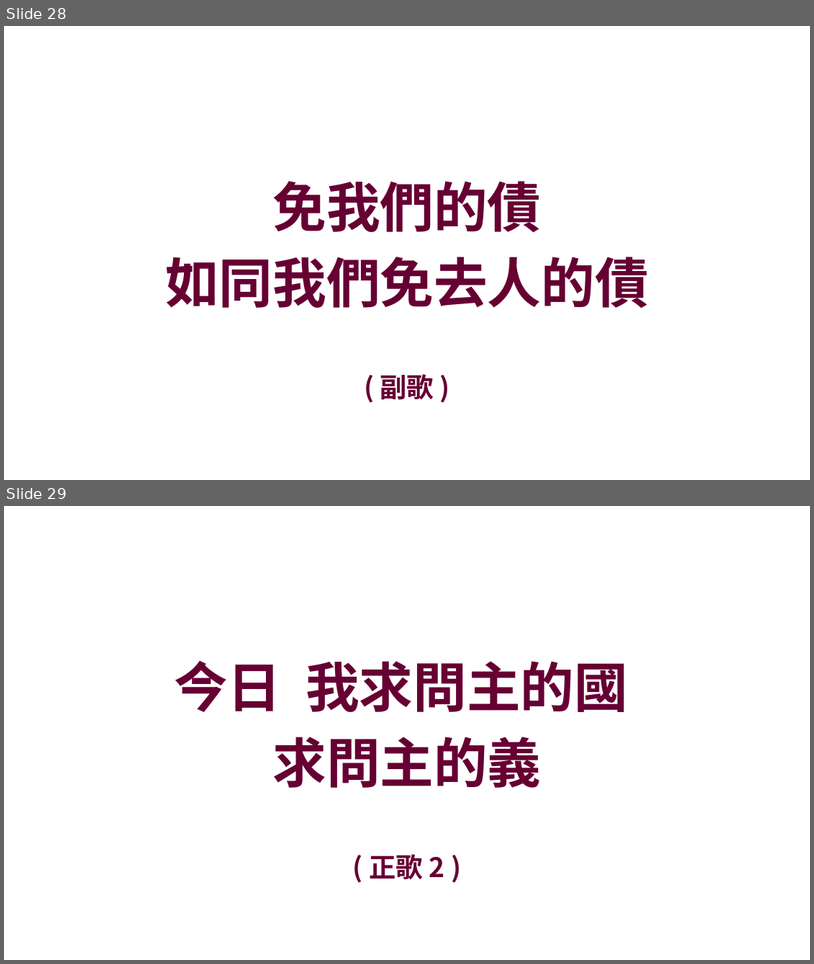
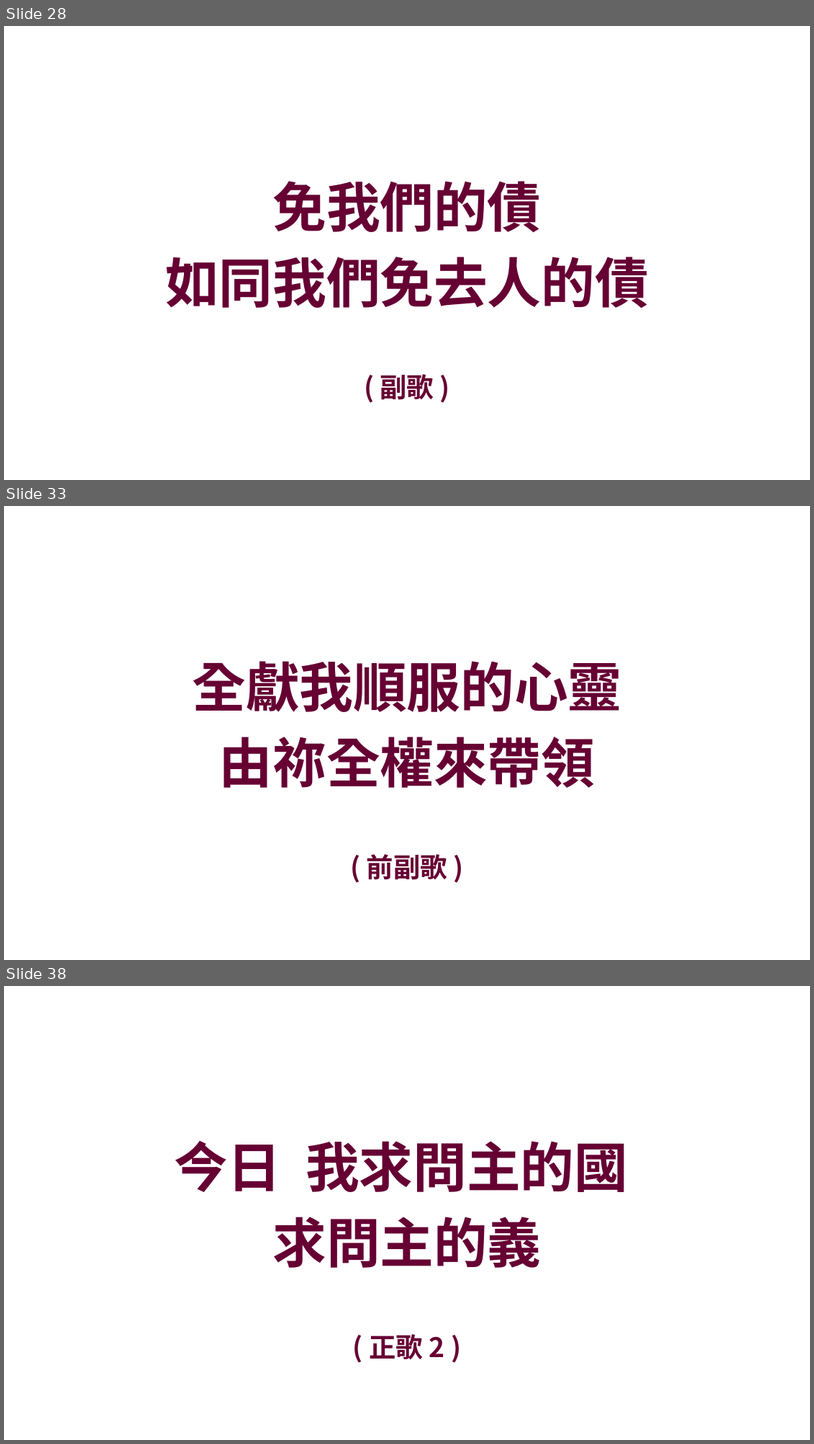
Before and after one commit to batisuoc/prayermeeting, a slide deck: 2024/5月/09-05-2024.pptx. Shown one above the other, each under a label of ours: slides 28 and 29 before the commit, slides 28, 33 and 38 after it; the slides between them are not shown. The pictures are 814x964 and 814x1444 pixels, drawn with LibreOffice and Linux fonts; fonts in the diff are those of the drawing; background and template pictures are left out. Boxes give left, top, right and bottom in pixels: in the first picture for what was removed or moved away, otherwise in the second. Text is boxed around its words. In the diff, an @@ line names an element or a change of style, - is before the commit and + after.

```diff
--- a/2024/5月/09-05-2024.pptx
+++ b/2024/5月/09-05-2024.pptx
@@ slide 33 added at [4, 506, 810, 960], background picture (left out) @@
@@ text added at [193, 661, 622, 788], 64 pt, text #660033, bold @@
+全獻我順服的心靈
+由祢全權來帶領
@@ text added at [367, 854, 448, 880], 32 pt, text #660033, bold @@
+( 前副歌 )
@@ what was slide 29 is now slide 38 @@
```
Also in this commit, not shown: 8 other slides added.
